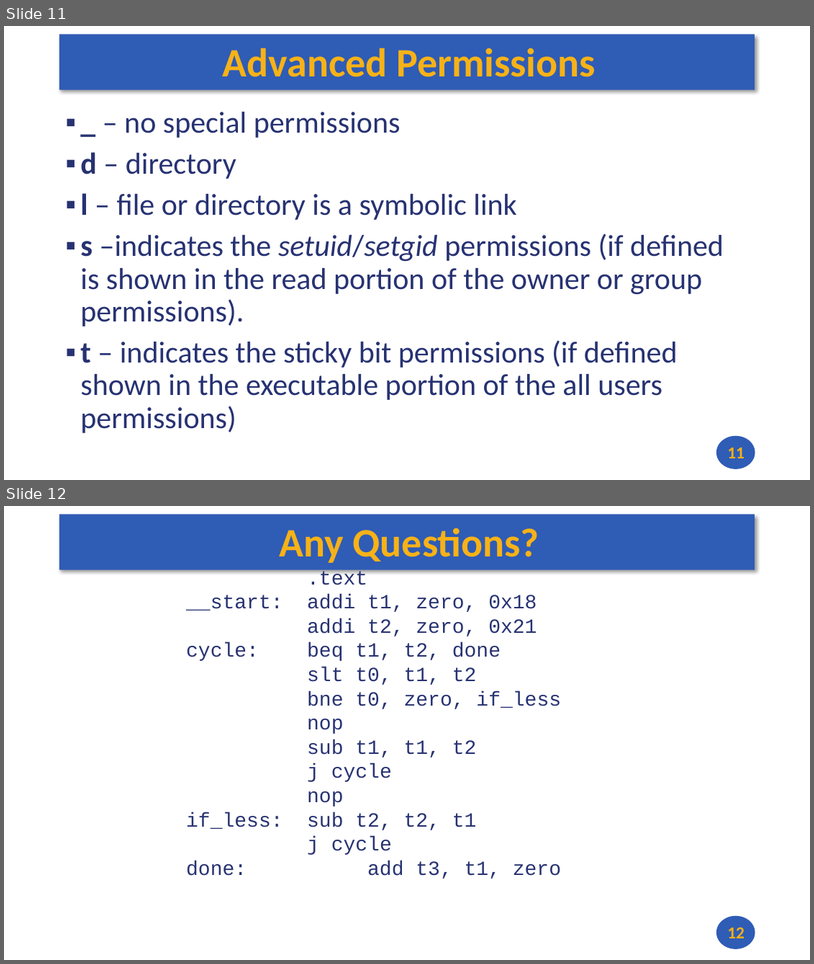
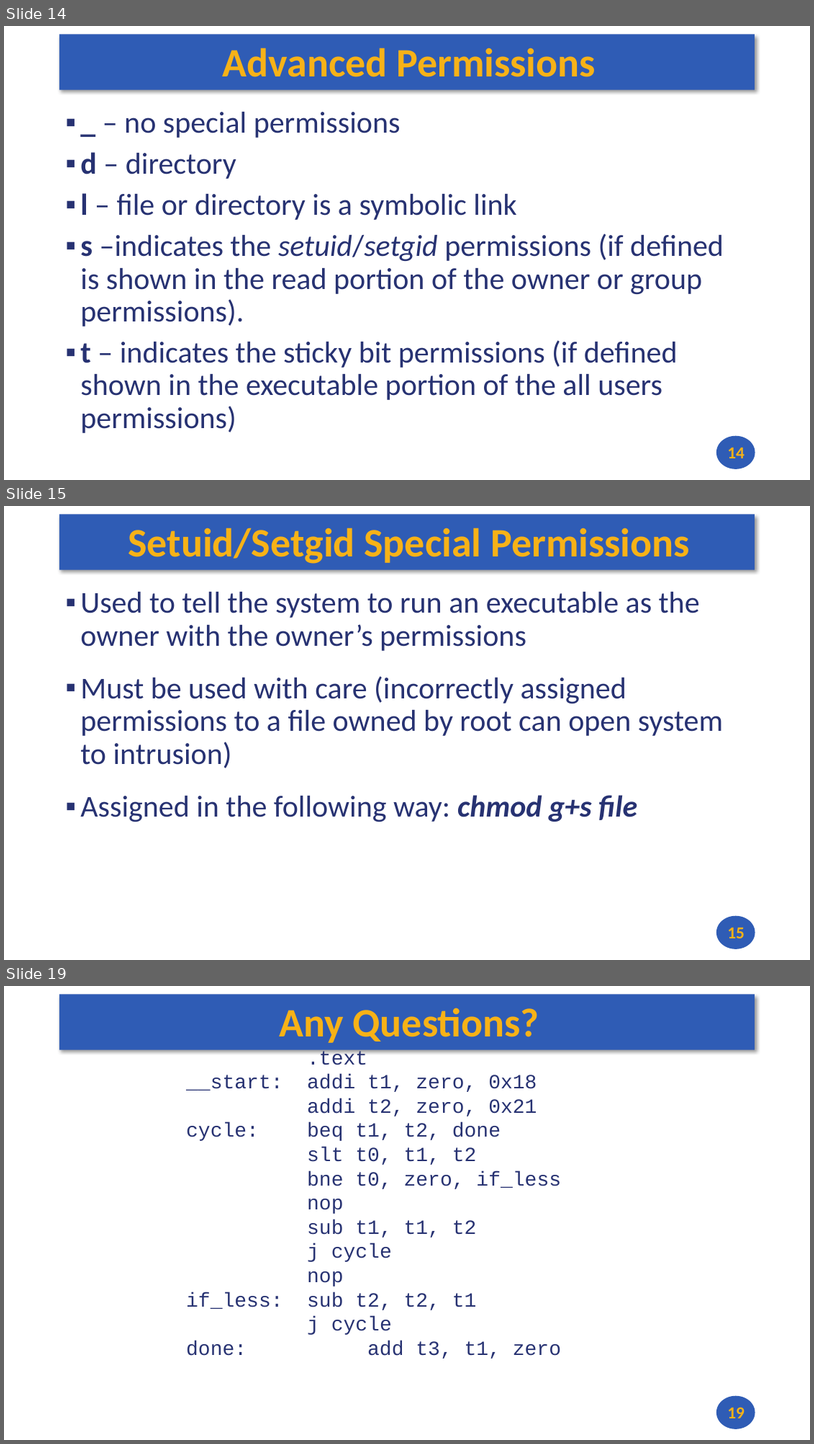
Before and after one commit to andrewt0301/hse-acos-course, a slide deck: docs/part2os/10_Permissions/OS_Lecture_10.pptx. Shown one above the other, each under a label of ours: slides 11 and 12 before the commit, slides 14, 15 and 19 after it; the slides between them are not shown. The pictures are 814x964 and 814x1444 pixels, drawn with LibreOffice and Linux fonts; fonts in the diff are those of the drawing. Boxes give left, top, right and bottom in pixels: in the first picture for what was removed or moved away, otherwise in the second. Text is boxed around its words. In the diff, an @@ line names an element or a change of style, - is before the commit and + after.

```diff
--- a/docs/part2os/10_Permissions/OS_Lecture_10.pptx
+++ b/docs/part2os/10_Permissions/OS_Lecture_10.pptx
@@ slide 15 added at [4, 506, 810, 960], background #FFFFFF; not listed: 2 template elements that a slide beside it also shows @@
@@ title added at [129, 528, 690, 564], 48 pt, text #F7B217, bold @@
+Setuid/Setgid Special Permissions
@@ text added at [80, 592, 723, 822], 36 pt, text #273272 @@
+▪ Used to tell the system to run an executable as the owner with the owner’s permissions
+▪ Must be used with care (incorrectly assigned permissions to a file owned by root can open system to intrusion)
+▪ Assigned in the following way: chmod g+s file
@@ page number added at [728, 927, 745, 938], 20 pt, text #F7B217, bold @@
+15
@@ what was slide 11 is now slide 14 @@
@@ page number at [728, 447, 745, 458]: text changed @@
-11
+14
@@ what was slide 12 is now slide 19 @@
@@ page number at [728, 1406, 745, 1418]: text changed @@
-12
+19
```
Also in this commit, not shown: 1 slide changed, 6 other slides added, 1 other file.
